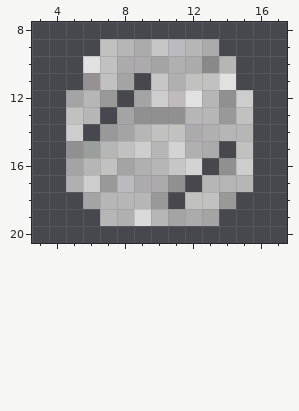
File history of a pixel-art sprite, Textures/bottles_and_potions/mcl_potions_splash_overlay.png. Above is the file before it was changed.
The file is 21x22 pixels. Colours within 5 levels of each other are drawn and written as one. Shown: x 3..17, y 8..20.
And afterwards:
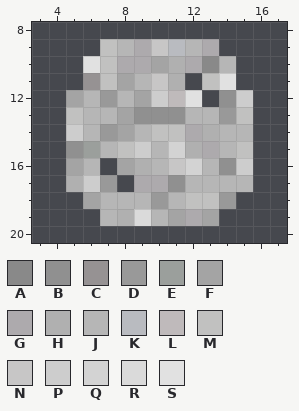
Palette (. is transparent): A #898989  B #909090  C #969293  D #999999  E #9b9f9c  F #a4a4a4  G #adaaad  H #b0b0b0  J #b6b6b6  K #b9bbc0  L #bfbabb  M #c1c1c0  N #c7c6c6  P #cdcdcd  Q #d3d3d3  R #dadada  S #e1e1e1
Difference:
@@ x 3..17 @@
 10 ...SMGGFHGAJ...
-11 ...CMF.NHMMS...
-12 ..FJD.FPLSJBP..
-13 ..MJ.FBBBJJDM..
-14 ..P.DFJMMGHJJ..
-15 ..BEJMPJQHG.M..
-16 ..FJMFHJNQ.BP..
-17 ..HPDKGGB.JJJ..
-18 ...FJJJD.MMD...
+11 ...CMFJNH.MS...
+12 ..FJDJFPLS.BP..
+13 ..MJJFBBBJJDM..
+14 ..PJDFJMMGHJJ..
+15 ..BEJMPJQHGJM..
+16 ..FJ.FHJNQJBP..
+17 ..HPD.GGBJJJJ..
+18 ...FJJJDJMMD...
 19 ....JHRJFGF....
Changed places in both pictures, as pixel boxes (x1, y1, x2, y2):
changed: (83, 73, 236, 209)
